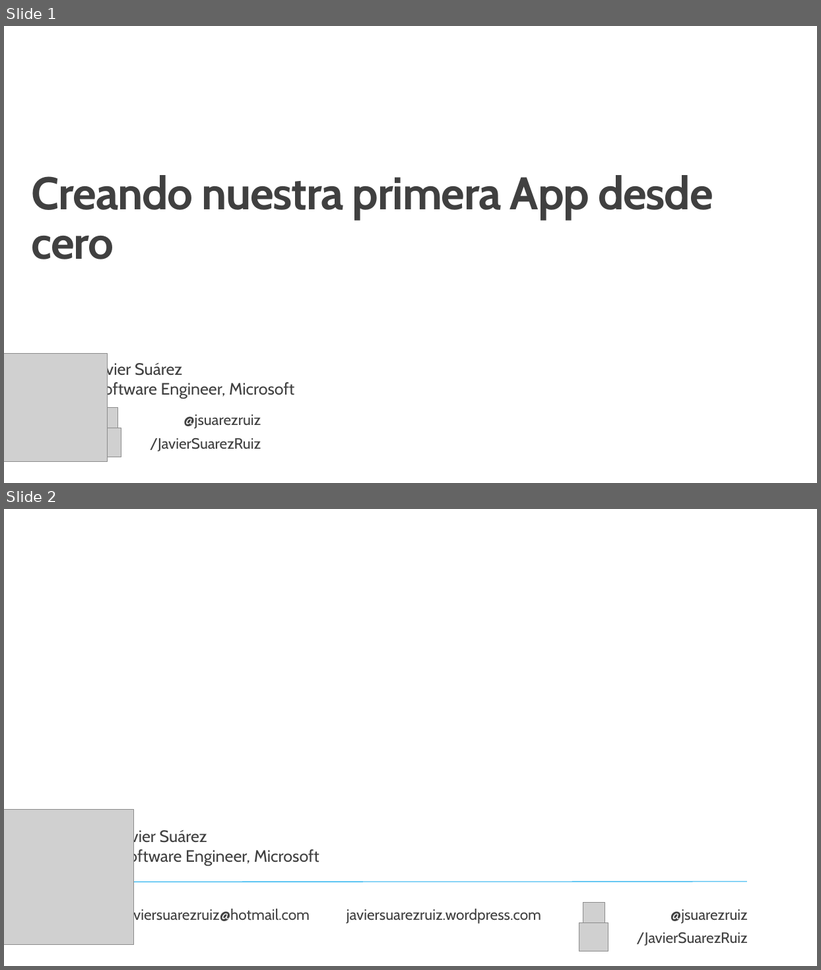
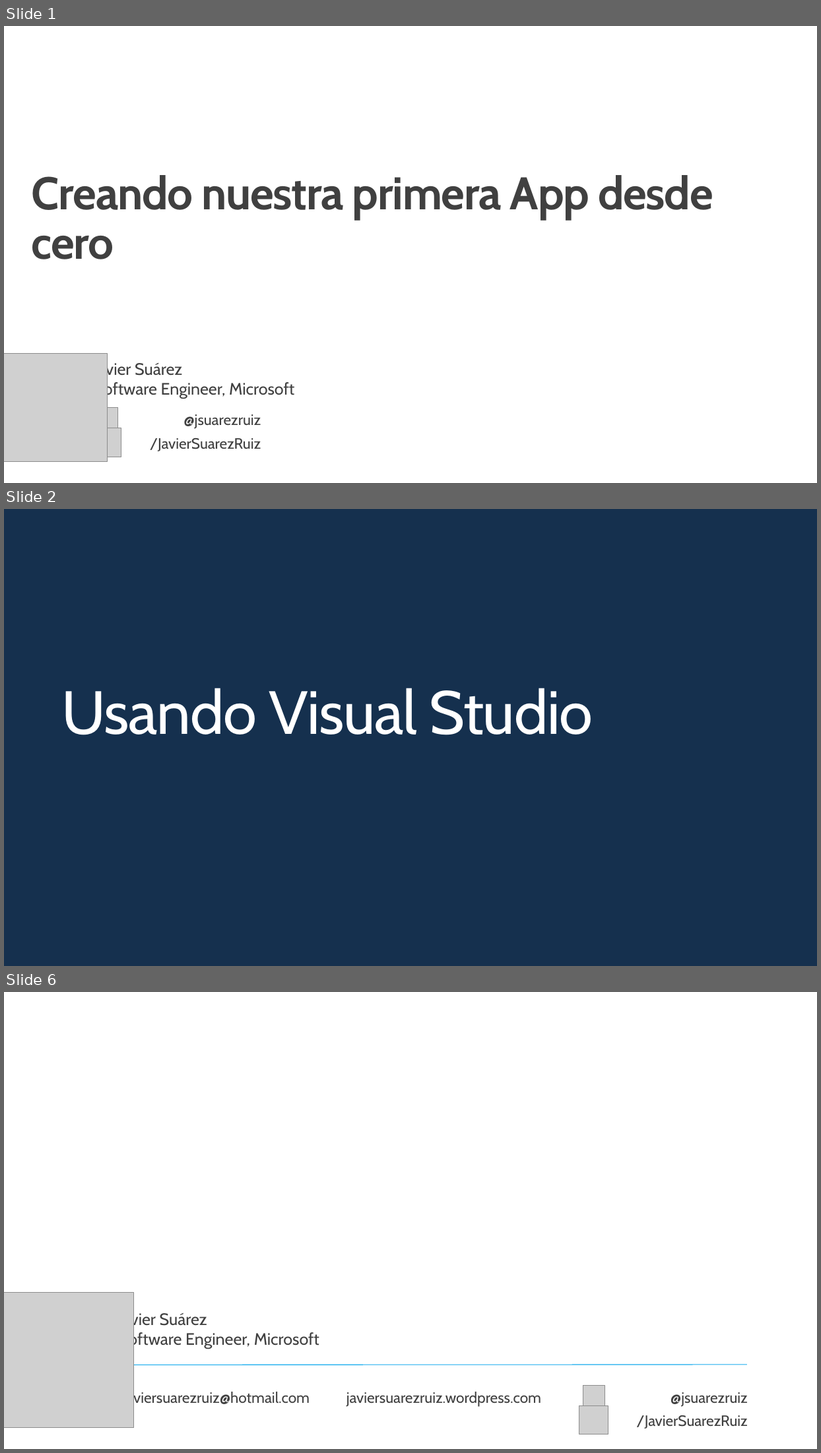
Before and after one commit to jsuarezruiz/taller-dotnet-maui, a slide deck: Bloque 2 - Instalación/Taller8 - Creando una App desde cero.pptx. Shown one above the other, each under a label of ours: slides 1 and 2 before the commit, slides 1, 2 and 6 after it; the slides between them are not shown. The pictures are 821x970 and 821x1453 pixels, drawn with LibreOffice and Linux fonts; fonts in the diff are those of the drawing; grey boxes stand for pictures; background and template pictures are left out. Boxes give left, top, right and bottom in pixels: in the first picture for what was removed or moved away, otherwise in the second. Text is boxed around its words. In the diff, an @@ line names an element or a change of style, - is before the commit and + after.

```diff
--- a/Bloque 2 - Instalación/Taller8 - Creando una App desde cero.pptx
+++ b/Bloque 2 - Instalación/Taller8 - Creando una App desde cero.pptx
@@ slide 2 added at [4, 509, 817, 966], background #15304E @@
@@ title added at [61, 688, 593, 735], 72 pt, text #FFFFFF @@
+Usando Visual Studio
@@ what was slide 2 is now slide 6 @@
```
Also in this commit, not shown: 3 other slides added.
